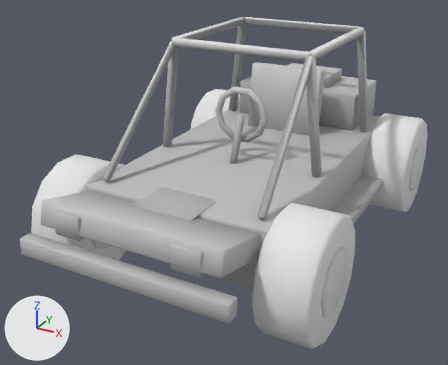
The glTF model assets/models/vehicles/toy_buggy.glb, before and after one commit.
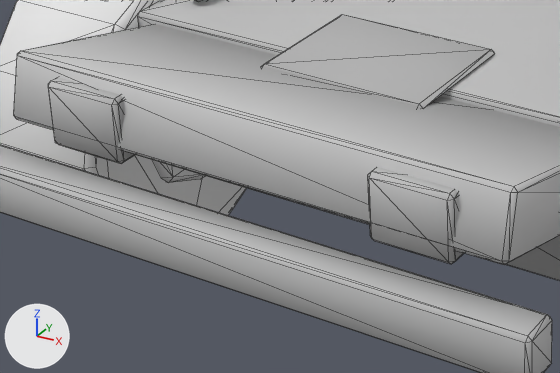
Each version appears first whole from a camera (50 mm lens) standing at (2.0, -4.18, 2.48) and looking at (-0.14, -0.29, 0.54), and next in a close-up on the part from 8% to 54% of the width and 50% to 87% of the height. Arrows for +X, +Y and +Z are at lower left; the lights stay in place. The last two pictures show the newer version. The close-ups show mesh edges as thin lines.

In view in the first close-up: 'Buggy_Body', 'Buggy_Wheel_Front_Right'.
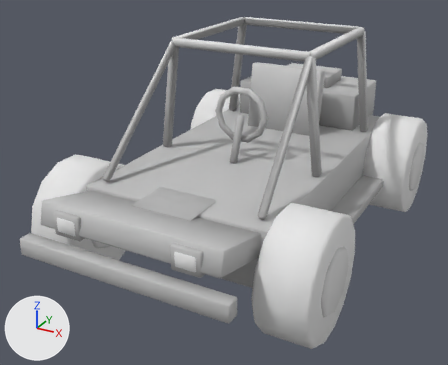
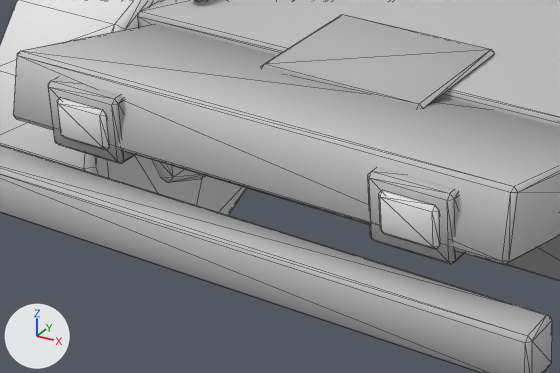
The edits, one by one:
Mesh me_buggy_lamp_head is new.
It has 48 vertices, 88 faces and spans x -0.49..0.49, y -1.748..-1.718, z 0.69..0.79.
It uses material mat_paletteatlas.
Object 'Buggy_Lamp_Head' (ob_buggy_lamp_head) is new; it shows me_buggy_lamp_head.
Its location is (0.0, 0.0, 0.0).

Pixel boxes (x1, y1, x2, y2) of what changed, in the close-ups (560 x 373 px):
'Buggy_Lamp_Head', added: after (57, 99, 439, 248)
